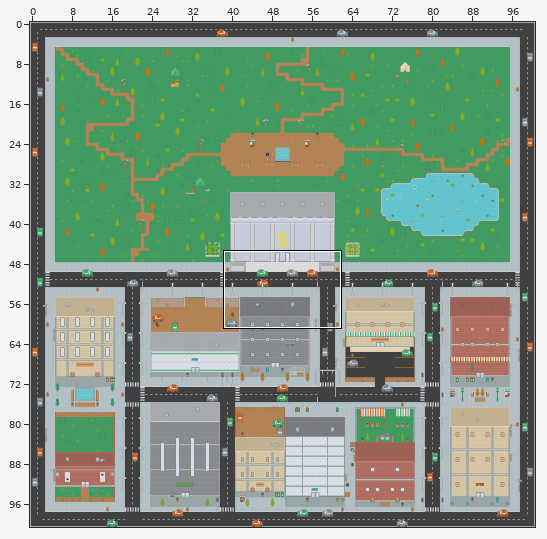
One commit to this Tiled map (JSON): assets/tilemaps/outside-bank.json. The picture above shows the old version from afar; the outline marks the close-up.
Close-up. The starting point:
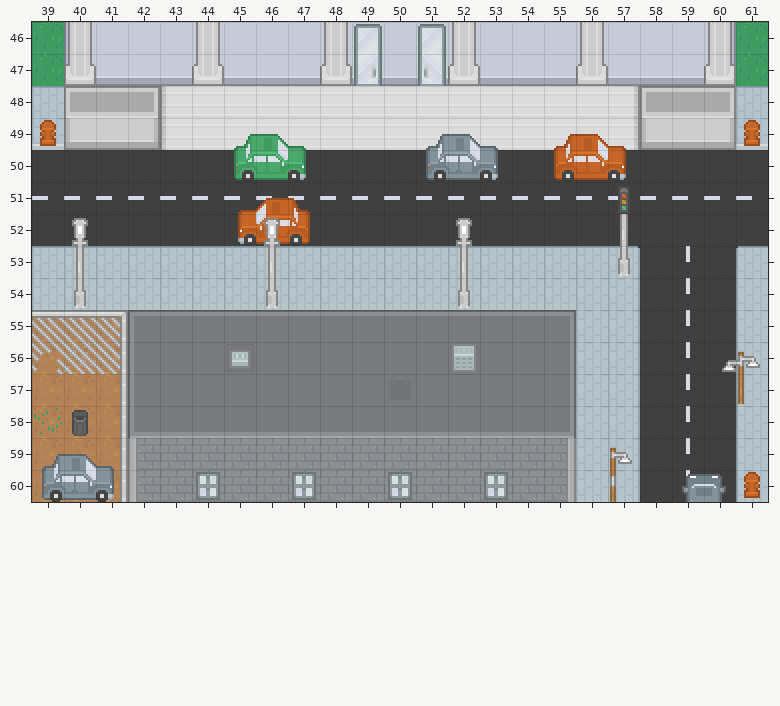
Cells are 16x16 px. Shown: x 39..61, y 46..60. The commit also changed other parts of the map, which this record leaves out.
After the commit:
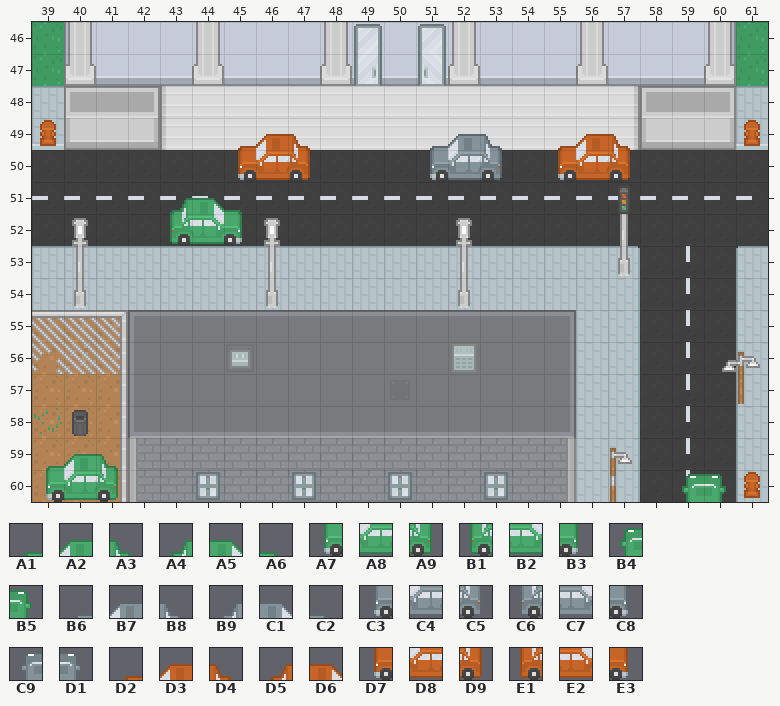
Key: from "RoguelikeCity": A1 623, A2 624, A3 625, A4 626, A5 627, A6 628, A7 660, A8 661, A9 662, B1 663, B2 664, B3 665, B4 697, B5 698, B6 771, B7 772, B8 773, B9 774, C1 775, C2 776, C3 808, C4 809, C5 810, C6 811, C7 812, C8 813, C9 845, D1 846, D2 919, D3 920, D4 921, D5 922, D6 923, D7 956, D8 957, D9 958, E1 959, E2 960, E3 961.
__ is an empty cell.
Change:
Layer "Above World":
y 49: x 45..47 A4 A5 A6 -> __ __ __; x 51..52 B9 C1 -> __ __; x 55..56 D5 D6 -> __ __
y 50: x 45..47 B1 B2 B3 -> __ __ __; x 51..53 C6 C7 C8 -> __ __ __; x 55..57 E1 E2 E3 -> __ __ __
y 51: x 45..47 D2 D3 D4 -> __ __ __
y 52: x 45..47 D7 D8 D9 -> __ __ __
y 59: x 39..41 B9 C1 C2 -> __ __ __
y 60: x 39..41 C6 C7 C8 -> __ __ __; x 59..60 C9 D1 -> __ __
Layer "Above Player":
y 49: x 45..47 __ __ __ -> D2 D3 D4; x 51..53 __ __ __ -> B6 B7 B8; x 55..57 __ __ __ -> D2 D3 D4
y 50: x 45..47 __ __ __ -> D7 D8 D9; x 51..53 __ __ __ -> C3 C4 C5; x 55..57 __ __ __ -> D7 D8 D9
y 51: x 43..45 __ __ __ -> A4 A5 A6
y 52: x 43..45 __ __ __ -> B1 B2 B3
y 59: x 39..41 B9 C1 C2 -> A1 A2 A3
y 60: x 39..41 C6 C7 C8 -> A7 A8 A9; x 59..60 __ __ -> B4 B5
Where, in picture pixels (left, top, right, bottom), the same in both close-ups:
changed: (170, 134, 310, 244)
changed: (426, 134, 502, 180)
changed: (554, 134, 630, 180)
changed: (42, 454, 118, 502)
changed: (682, 474, 726, 502)
